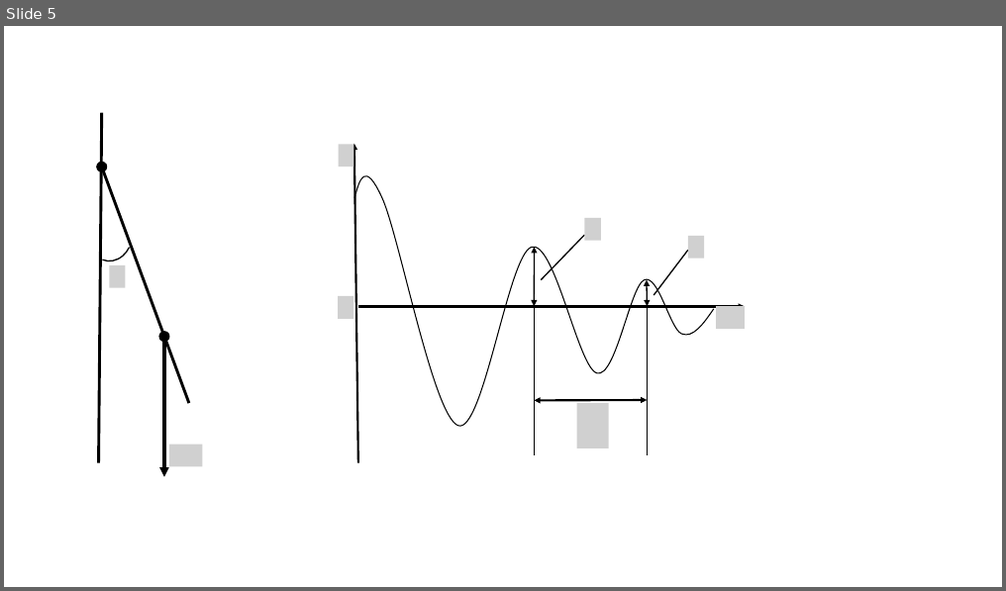
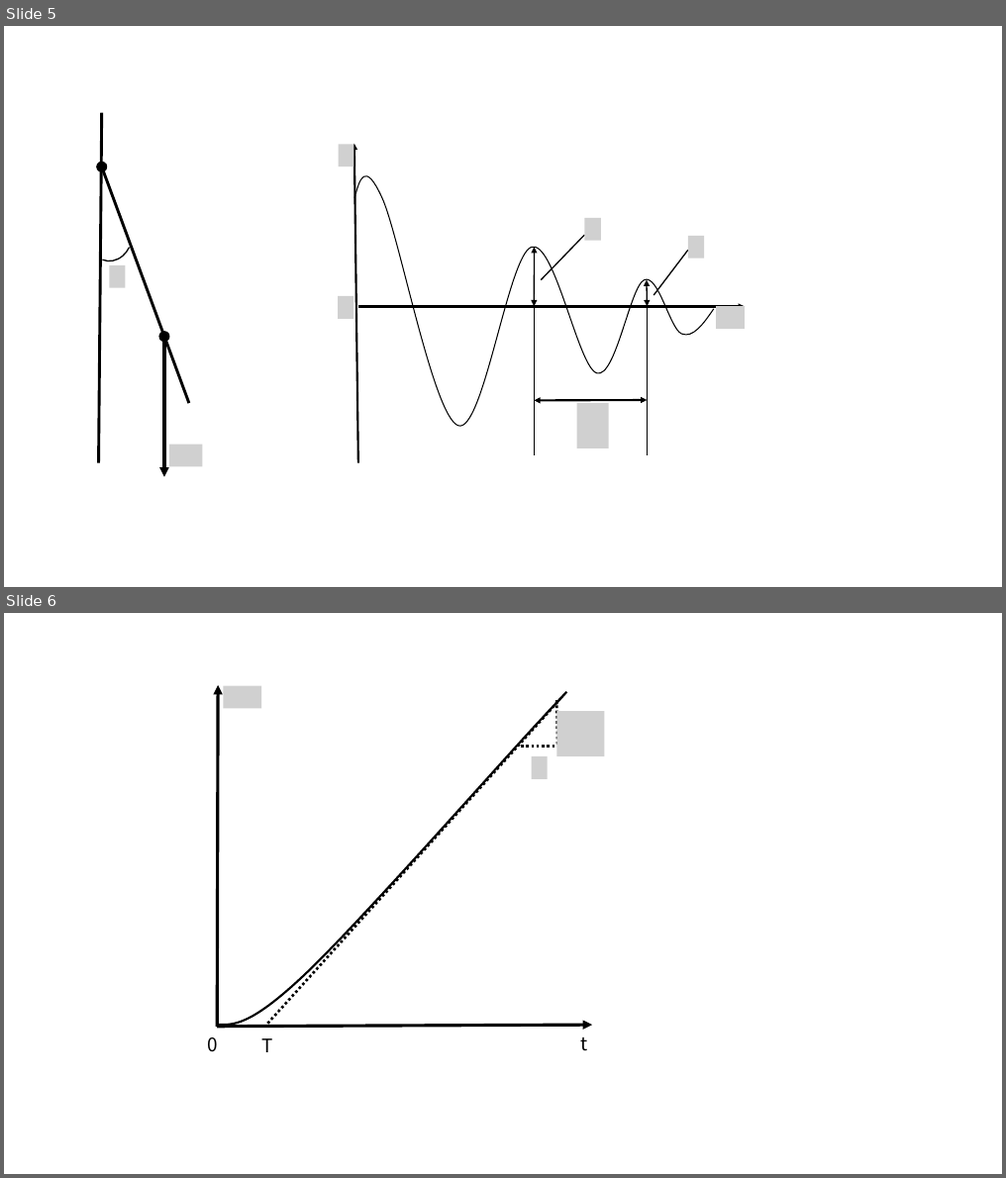
Before and after one commit to rywyr/PTEX, a slide deck: PTEX/gazo/pendulum.pptx. Shown one above the other, each under a label of ours: slide 5 before the commit, slides 5 and 6 after it. The pictures are 1006x591 and 1006x1178 pixels, drawn with LibreOffice and Linux fonts; fonts in the diff are those of the drawing; grey boxes stand for pictures; background and template pictures are left out. Boxes give left, top, right and bottom in pixels: in the first picture for what was removed or moved away, otherwise in the second. Text is boxed around its words. In the diff, an @@ line names an element or a change of style, - is before the commit and + after.

```diff
--- a/PTEX/gazo/pendulum.pptx
+++ b/PTEX/gazo/pendulum.pptx
@@ slide 6 added at bbox=[4, 613, 1002, 1174], background #FFFFFF @@
@@ freeform shape added at bbox=[216, 691, 567, 1025], outline #000000 2 pt @@
@@ arrow added from (218, 1027) to (218, 685), #000000 3 pt @@
@@ picture added at bbox=[224, 685, 261, 708] @@
@@ line added from (557, 700) to (558, 747), #000000 2.5 pt dashed @@
@@ line added from (558, 702) to (266, 1025), #000000 2.5 pt dashed @@
@@ picture added at bbox=[557, 711, 605, 757] @@
@@ line added from (522, 747) to (558, 747), #000000 2.5 pt dashed @@
@@ picture added at bbox=[531, 757, 547, 779] @@
@@ arrow added from (218, 1027) to (592, 1025), #000000 3 pt @@
@@ text added at bbox=[207, 1038, 217, 1053], 18 pt, text #000000 @@
+0
@@ text added at bbox=[261, 1039, 272, 1053], 18 pt, text #000000 @@
+T
@@ text added at bbox=[581, 1038, 588, 1052], 18 pt, text #000000 @@
+t
```
Also in this commit, not shown: 2 other slides added, 26 other files.
